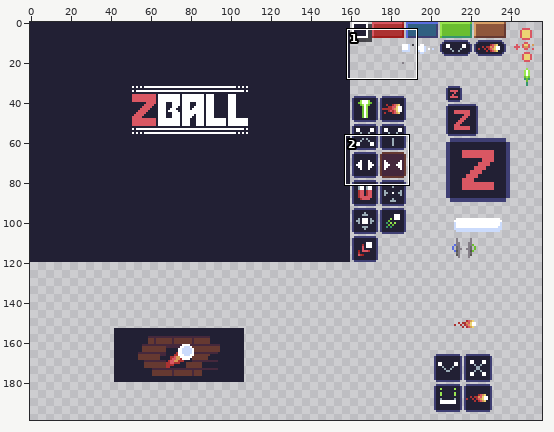
A pixel-art file gets an edit: assets/sprites.ase. The picture above shows the old version from afar; the outline marks the close-up.
Close-up. Before the edit:
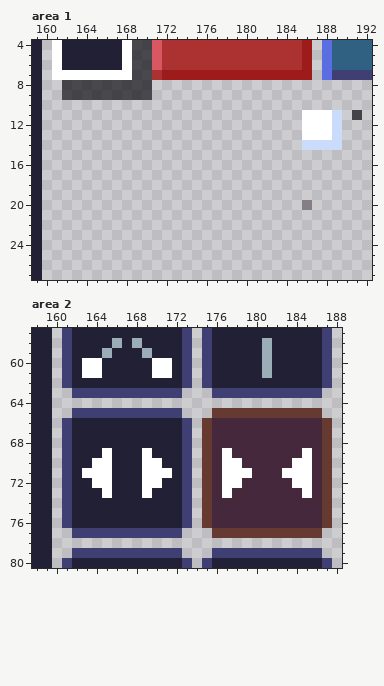
256x256 pixels, 1 frame. Shown: area 1: x 159..192, y 4..27; area 2: x 158..188, y 57..80. The wide view leaves out empty margins.
New version:
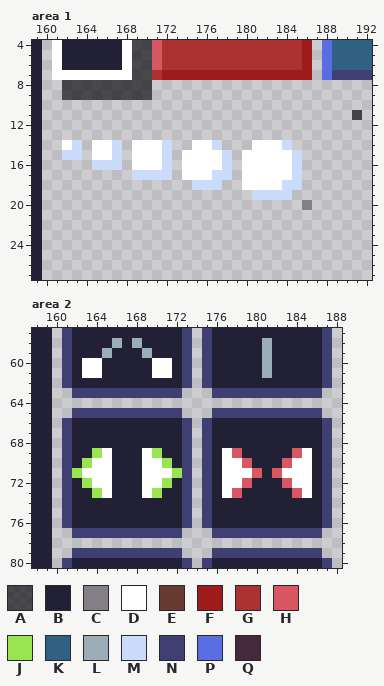
Palette (. is transparent): A #100f15b3  B #222034  C #847e87  D #ffffff  E #663931  F #9e1b1b  G #ac3232  H #d95763  J #99e550  K #306082  L #9badb7  M #cbdbfc  N #3f3f74  P #5b6ee1  Q #45283c
The exact change:
Area 1, layer "Layer 1":
The author put colour D in row 14 at x 162, 165 to 166, 169 to 171, 175 to 176 and 181 to 183; in row 15 at x 165 to 166, 169 to 171, 174 to 177 and 180 to 184; in row 16 at x 169 to 171, 174 to 177 and 180 to 184; in row 17 at x 174 to 176 and 180 to 184; in row 18 at x 180 to 183.
The author put colour M in row 14 at x 163, 167, 172, 177 and 184; in row 15 at x 162 to 163, 167, 172, 178 and 185; in row 16 at x 165 to 167, 172, 178 and 185; in row 17 at x 169 to 172, 177 to 178 and 185; in row 18 at x 175 to 177 and 184 to 185; in row 19 at x 181 to 184.
Colour D is removed in rows 11 to 13 at x 186 to 188.
Colour M is removed in rows 11 to 13 at x 189; in row 14 at x 186 to 189.
Area 2, layer "Layer 1":
Colour Q becomes colour B in rows 66 to 68 at x 176 to 186; in row 69 at x 176, 179 to 183 and 186; in row 70 at x 176, 180 to 182 and 186; in row 71 at x 176, 181 and 186; in row 72 at x 176, 180 to 182 and 186; in row 73 at x 176, 179 to 183 and 186.
Colour Q becomes colour B in rows 74 to 76 at x 176 to 186.
Colour Q becomes colour H in row 69 at x 178 and 184; in row 70 at x 179 and 183; in row 71 at x 180 and 182; in row 72 at x 179 and 183; in row 73 at x 178 and 184.
Colour B becomes colour J in row 69 at x 164 and 170; in row 70 at x 163 and 171; in row 71 at x 162 and 172; in row 72 at x 163 and 171; in row 73 at x 164 and 170.
Colour E becomes colour N in row 65 at x 176 to 186; in rows 66 to 76 at x 175 and 187; in row 77 at x 176 to 186.
Where, in picture pixels (left, top, right, bottom), the same in both close-ups:
changed: (62, 110, 342, 200)
changed: (152, 408, 332, 538)
changed: (72, 448, 102, 498)
